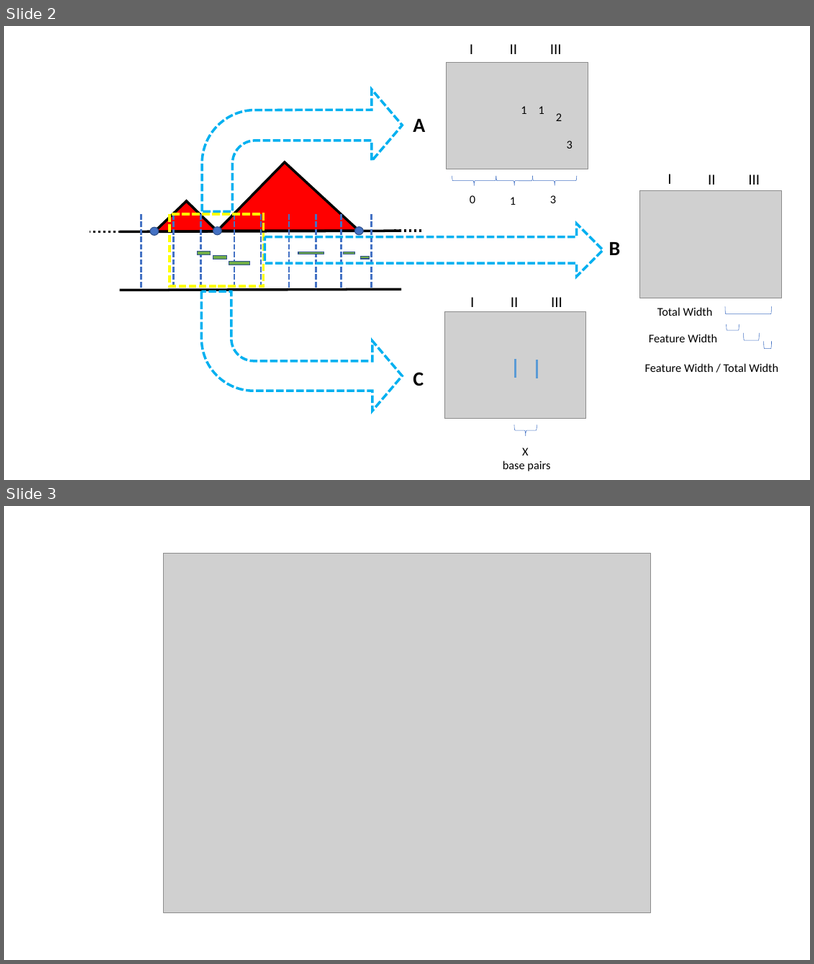
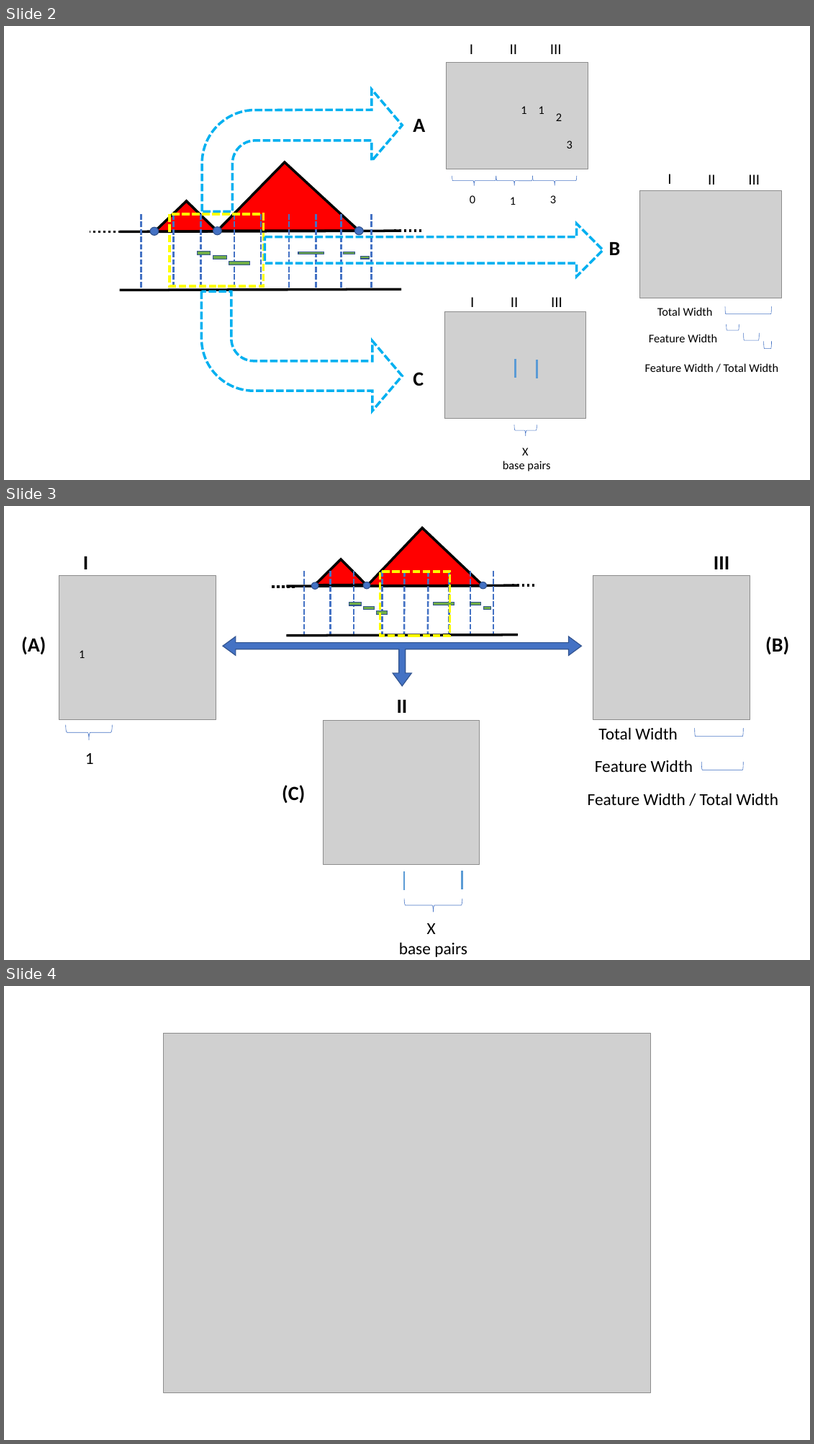
Before and after one commit to stilianoudakis/TAD_predictive_modeling, a slide deck: Manuscript/Figures/figures.pptx. Shown one above the other, each under a label of ours: slides 2 and 3 before the commit, slides 2, 3 and 4 after it. The pictures are 814x964 and 814x1444 pixels, drawn with LibreOffice and Linux fonts; fonts in the diff are those of the drawing; grey boxes stand for pictures. Boxes give left, top, right and bottom in pixels: in the first picture for what was removed or moved away, otherwise in the second. Text is boxed around its words. In the diff, an @@ line names an element or a change of style, - is before the commit and + after.

```diff
--- a/Manuscript/Figures/figures.pptx
+++ b/Manuscript/Figures/figures.pptx
@@ slide 3 added at box(4, 506, 810, 960), background #FFFFFF @@
@@ group added at box(59, 528, 779, 957): 15 lines, 9 texts, 7 rectangles, 3 ellipses, 3 pictures, 2 triangles, 2 left brackets, 2 right braces, 1 left right up arrow @@
+Total Width
+Feature Width
+Feature Width / Total Width
+X
+base pairs
+1
+1
+I
+II
+III
@@ text added at box(21, 636, 46, 654), 24 pt, text #000000, bold @@
+(A)
@@ text added at box(766, 636, 790, 654), 24 pt, text #000000, bold @@
+(B)
@@ text added at box(282, 785, 305, 803), 24 pt, text #000000, bold @@
+(C)
@@ what was slide 3 is now slide 4 @@
```
Also in this commit, not shown: 1 slide changed.
